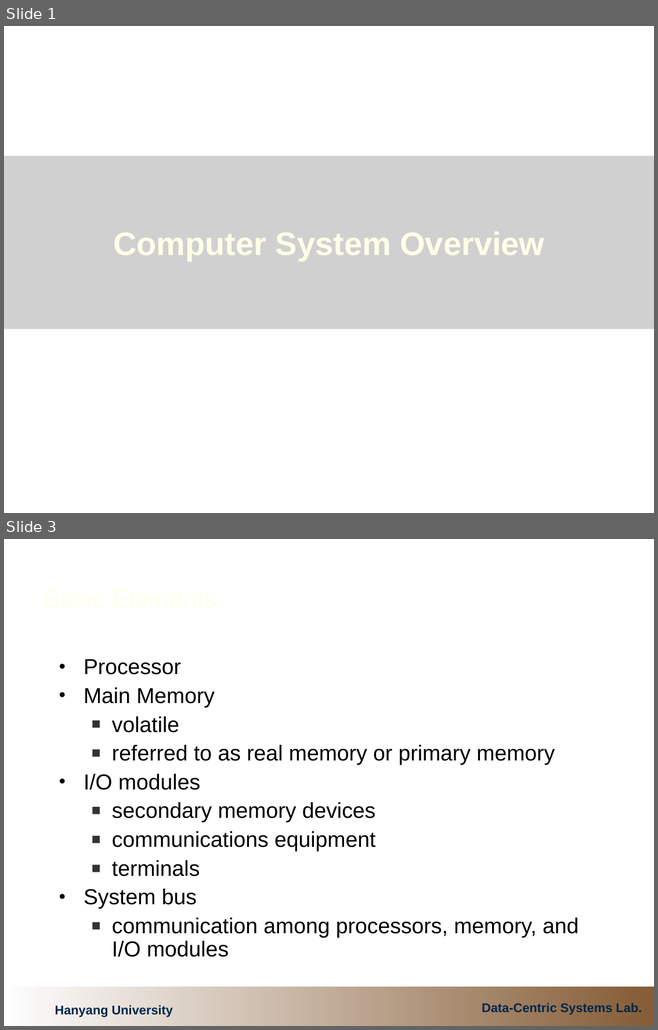
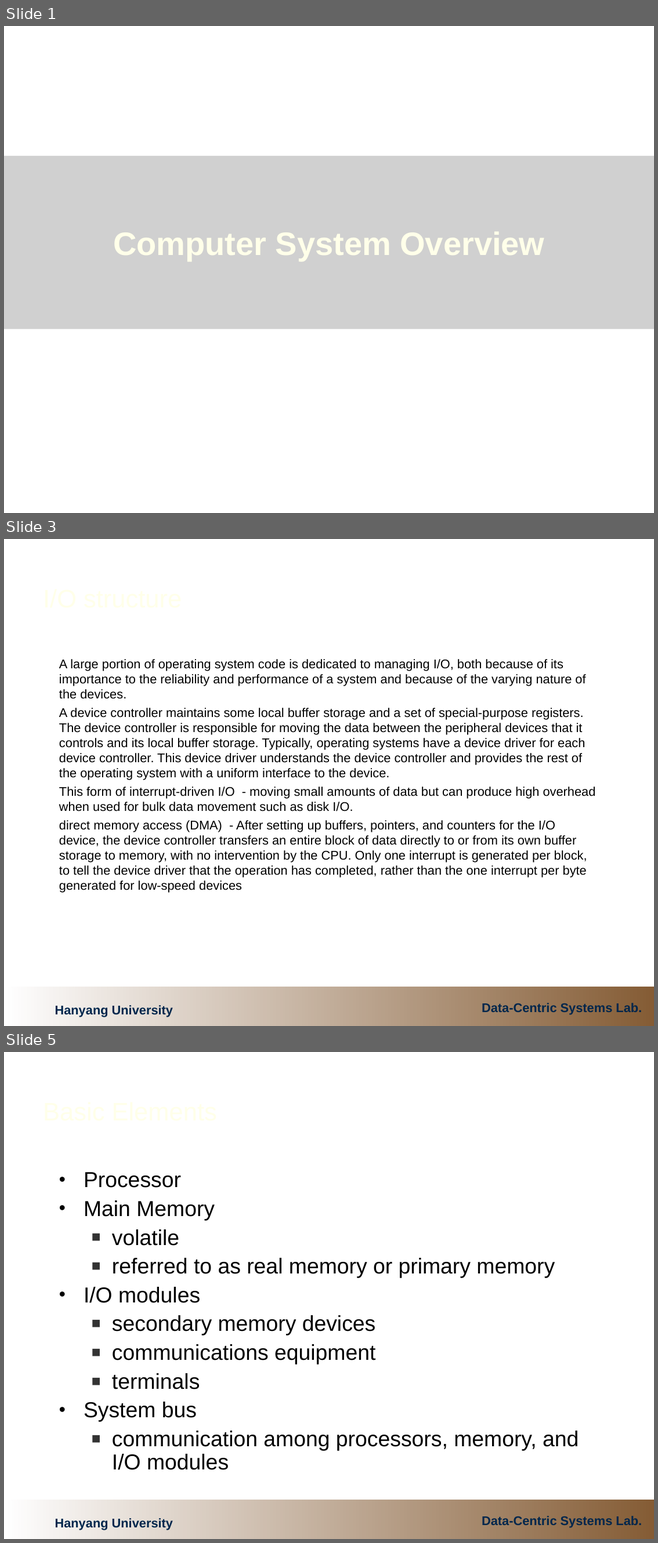
Before and after one commit to cocojk/major, a slide deck: os/이론/1.ComputerSystemOverview.ppt. Shown one above the other, each under a label of ours: slides 1 and 3 before the commit, slides 1, 3 and 5 after it; the slides between them are not shown. The pictures are 658x1030 and 658x1543 pixels, drawn with LibreOffice and Linux fonts; fonts in the diff are those of the drawing; grey boxes stand for pictures; background and template pictures are left out. Boxes give left, top, right and bottom in pixels: in the first picture for what was removed or moved away, otherwise in the second. Text is boxed around its words. In the diff, an @@ line names an element or a change of style, - is before the commit and + after.

```diff
--- a/os/이론/1.ComputerSystemOverview.ppt
+++ b/os/이론/1.ComputerSystemOverview.ppt
@@ slide 3 added at (4, 539, 654, 1026), background #FFFFFF; not listed: 1 template element that a slide beside it also shows @@
@@ title added at (36, 550, 632, 616), 28 pt, text #FFFFE9 @@
+I/O structure
@@ text added at (59, 659, 596, 893), 14 pt, text #000000 @@
+A large portion of operating system code is dedicated to managing I/O, both because of its importance to the reliability and performance of a system and because of the varying nature of the devices.
+A device controller maintains some local buffer storage and a set of special-purpose registers. The device controller is responsible for moving the data between the peripheral devices that it controls and its local buffer storage. Typically, operating systems have a device driver for each device controller. This device driver understands the device controller and provides the rest of the operating system with a uniform interface to the device.
+This form of interrupt-driven I/O - moving small amounts of data but can produce high overhead when used for bulk data movement such as disk I/O.
+direct memory access (DMA) - After setting up buffers, pointers, and counters for the I/O device, the device controller transfers an entire block of data directly to or from its own buffer storage to memory, with no intervention by the CPU. Only one interrupt is generated per block, to tell the device driver that the operation has completed, rather than the one interrupt per byte generated for low-speed devices
@@ text added at (55, 1005, 173, 1017), 14 pt, text #00264C, bold @@
+Hanyang University
@@ text added at (481, 1003, 641, 1015), 14 pt, text #00264C, bold @@
+Data-Centric Systems Lab.
@@ what was slide 3 is now slide 5 @@
```
Also in this commit, not shown: 3 slides changed, 2 other slides added, 1 other file.
